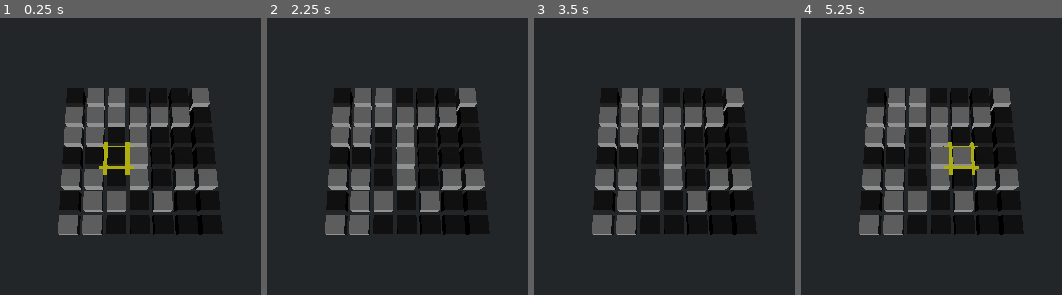
Above: before the commit, frames 1-4 (left to right).
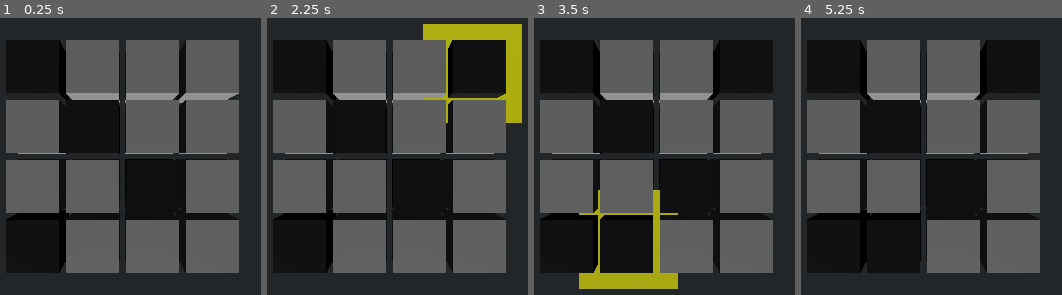
Above: after the commit, the same moments.

Repository: nicoexport/crops
Game: Godot game, scene res://scenes/game.tscn
Two runs of this game, one before a commit and one after it. Both use one fixed random seed, a clock stepped at 60 frames per second and the inputs below.
Inputs (mouse positions are in pixels of both pictures, inside the frame that each line leads up to):
- Up to frame 1 (0.25 s): no input
- Up to frame 2 (2.25 s): tap Enter at 0.5, 2 s; move the mouse to (outside the picture) at 0.52 s; click (outside the picture) at 0.67 s; tap Space at 1.25 s; move the mouse to (outside the picture) at 1.27 s; click (outside the picture) at 1.42 s; move the mouse to (470, 56) at 2.02 s; click (470, 56) at 2.17 s
- Up to frame 3 (3.5 s): tap Space at 2.75 s; move the mouse to (617, 245) at 2.77 s; click (617, 245) at 2.92 s
- Up to frame 4 (5.25 s): tap Enter at 3.5 s; move the mouse to (outside the picture) at 3.52 s; click (outside the picture) at 3.67 s; tap Space at 4.25 s; move the mouse to (outside the picture) at 4.27 s; click (outside the picture) at 4.42 s; move the mouse to (962, 156) at 5.02 s; click (962, 156) at 5.17 s

The runs differ from the first frame. In frame 1, 53% of the frame differs, in the area x 2-92%, y 7-93%; in frame 2, 55%, in the area x 2-98%, y 2-93%; in frame 3, 51%; in frame 4, 48%.

Commit message:
center grid

Diff:
--- a/resources/game_model.tres
+++ b/resources/game_model.tres
@@ -4,6 +4,6 @@
 
 [resource]
 script = ExtResource("1_bf4gr")
-width = 7
-height = 7
+width = 4
+height = 4
 metadata/_custom_type_script = "uid://ijjhclmdxjvy"
--- a/scenes/game.tscn
+++ b/scenes/game.tscn
@@ -21,364 +21,126 @@
 transform = Transform3D(1, 0, 0, 0, 0.93622524, 0.3514005, 0, -0.3514005, 0.93622524, 0, 5.2355986, 0)
 
 [node name="Camera3D" type="Camera3D" parent="." unique_id=449331607]
-transform = Transform3D(1, 0, 0, 0, 0.30158794, 0.95343834, 0, -0.95343834, 0.30158794, 2.8360748, 16.069145, 8.72625)
+transform = Transform3D(1, 0, 0, 0, -4.371139e-08, 1, 0, -1, -4.371139e-08, 0, 5.975, 0)
 
 [node name="GridView" type="Node3D" parent="." unique_id=639960668]
 script = ExtResource("1_uwrxv")
 cell_material_override = SubResource("StandardMaterial3D_yqjtg")
-spacing = Vector2(0.25, 0.25)
+spacing = Vector2(0.125, 0.125)
 model = ExtResource("2_yqjtg")
 
-[node name="@CSGBox3D@31109" type="CSGBox3D" parent="GridView" unique_id=222968471]
+[node name="@CSGBox3D@38679" type="CSGBox3D" parent="GridView" unique_id=1300258136]
+transform = Transform3D(1, 0, 0, 0, 1, 0, 0, 0, 1, -1.6875, 0, -1.6875)
 use_collision = true
 material = SubResource("StandardMaterial3D_yqjtg")
 script = ExtResource("3_lbhrr")
 
-[node name="@CSGBox3D@31110" type="CSGBox3D" parent="GridView" unique_id=2072275440]
-transform = Transform3D(1, 0, 0, 0, 1, 0, 0, 0, 1, 0, 0, 1.25)
+[node name="@CSGBox3D@38680" type="CSGBox3D" parent="GridView" unique_id=61637619]
+transform = Transform3D(1, 0, 0, 0, 1, 0, 0, 0, 1, -1.6875, 0, -0.5625)
 use_collision = true
-material = SubResource("StandardMaterial3D_yqjtg")
 script = ExtResource("3_lbhrr")
 y = 1
 
-[node name="@CSGBox3D@31111" type="CSGBox3D" parent="GridView" unique_id=2076084159]
-transform = Transform3D(1, 0, 0, 0, 1, 0, 0, 0, 1, 0, 0, 2.5)
+[node name="@CSGBox3D@38681" type="CSGBox3D" parent="GridView" unique_id=1512022082]
+transform = Transform3D(1, 0, 0, 0, 1, 0, 0, 0, 1, -1.6875, 0, 0.5625)
 use_collision = true
-material = SubResource("StandardMaterial3D_yqjtg")
 script = ExtResource("3_lbhrr")
 y = 2
 
-[node name="@CSGBox3D@31112" type="CSGBox3D" parent="GridView" unique_id=2099237503]
-transform = Transform3D(1, 0, 0, 0, 1, 0, 0, 0, 1, 0, 0, 3.75)
+[node name="@CSGBox3D@38682" type="CSGBox3D" parent="GridView" unique_id=487119421]
+transform = Transform3D(1, 0, 0, 0, 1, 0, 0, 0, 1, -1.6875, 0, 1.6875)
 use_collision = true
 material = SubResource("StandardMaterial3D_yqjtg")
 script = ExtResource("3_lbhrr")
 y = 3
 
-[node name="@CSGBox3D@31113" type="CSGBox3D" parent="GridView" unique_id=443211089]
-transform = Transform3D(1, 0, 0, 0, 1, 0, 0, 0, 1, 0, 0, 5)
-use_collision = true
-script = ExtResource("3_lbhrr")
-y = 4
-
-[node name="@CSGBox3D@31114" type="CSGBox3D" parent="GridView" unique_id=1640628861]
-transform = Transform3D(1, 0, 0, 0, 1, 0, 0, 0, 1, 0, 0, 6.25)
+[node name="@CSGBox3D@38683" type="CSGBox3D" parent="GridView" unique_id=880174430]
+transform = Transform3D(1, 0, 0, 0, 1, 0, 0, 0, 1, -0.5625, 0, -1.6875)
 use_collision = true
 material = SubResource("StandardMaterial3D_yqjtg")
 script = ExtResource("3_lbhrr")
-y = 5
-
-[node name="@CSGBox3D@31115" type="CSGBox3D" parent="GridView" unique_id=1927306113]
-transform = Transform3D(1, 0, 0, 0, 1, 0, 0, 0, 1, 0, 0, 7.5)
-use_collision = true
-script = ExtResource("3_lbhrr")
-y = 6
-
-[node name="@CSGBox3D@31116" type="CSGBox3D" parent="GridView" unique_id=1687128087]
-transform = Transform3D(1, 0, 0, 0, 1, 0, 0, 0, 1, 1.25, 0, 0)
-use_collision = true
-script = ExtResource("3_lbhrr")
 x = 1
 
-[node name="@CSGBox3D@31117" type="CSGBox3D" parent="GridView" unique_id=971467107]
-transform = Transform3D(1, 0, 0, 0, 1, 0, 0, 0, 1, 1.25, 0, 1.25)
+[node name="@CSGBox3D@38684" type="CSGBox3D" parent="GridView" unique_id=526034976]
+transform = Transform3D(1, 0, 0, 0, 1, 0, 0, 0, 1, -0.5625, 0, -0.5625)
 use_collision = true
+material = SubResource("StandardMaterial3D_yqjtg")
 script = ExtResource("3_lbhrr")
 x = 1
 y = 1
 
-[node name="@CSGBox3D@31118" type="CSGBox3D" parent="GridView" unique_id=1451967396]
-transform = Transform3D(1, 0, 0, 0, 1, 0, 0, 0, 1, 1.25, 0, 2.5)
+[node name="@CSGBox3D@38685" type="CSGBox3D" parent="GridView" unique_id=1617037173]
+transform = Transform3D(1, 0, 0, 0, 1, 0, 0, 0, 1, -0.5625, 0, 0.5625)
+use_collision = true
+script = ExtResource("3_lbhrr")
+x = 1
+y = 2
+
+[node name="@CSGBox3D@38686" type="CSGBox3D" parent="GridView" unique_id=1123517708]
+transform = Transform3D(1, 0, 0, 0, 1, 0, 0, 0, 1, -0.5625, 0, 1.6875)
 use_collision = true
 material = SubResource("StandardMaterial3D_yqjtg")
 script = ExtResource("3_lbhrr")
 x = 1
-y = 2
-
-[node name="@CSGBox3D@31119" type="CSGBox3D" parent="GridView" unique_id=1970163373]
-transform = Transform3D(1, 0, 0, 0, 1, 0, 0, 0, 1, 1.25, 0, 3.75)
-use_collision = true
-script = ExtResource("3_lbhrr")
-x = 1
 y = 3
 
-[node name="@CSGBox3D@31120" type="CSGBox3D" parent="GridView" unique_id=866022860]
-transform = Transform3D(1, 0, 0, 0, 1, 0, 0, 0, 1, 1.25, 0, 5)
-use_collision = true
-script = ExtResource("3_lbhrr")
-x = 1
-y = 4
-
-[node name="@CSGBox3D@31121" type="CSGBox3D" parent="GridView" unique_id=2114428144]
-transform = Transform3D(1, 0, 0, 0, 1, 0, 0, 0, 1, 1.25, 0, 6.25)
-use_collision = true
-material = SubResource("StandardMaterial3D_yqjtg")
-script = ExtResource("3_lbhrr")
-x = 1
-y = 5
-
-[node name="@CSGBox3D@31122" type="CSGBox3D" parent="GridView" unique_id=1279711880]
-transform = Transform3D(1, 0, 0, 0, 1, 0, 0, 0, 1, 1.25, 0, 7.5)
-use_collision = true
-script = ExtResource("3_lbhrr")
-x = 1
-y = 6
-
-[node name="@CSGBox3D@31123" type="CSGBox3D" parent="GridView" unique_id=1594296418]
-transform = Transform3D(1, 0, 0, 0, 1, 0, 0, 0, 1, 2.5, 0, 0)
+[node name="@CSGBox3D@38687" type="CSGBox3D" parent="GridView" unique_id=338230253]
+transform = Transform3D(1, 0, 0, 0, 1, 0, 0, 0, 1, 0.5625, 0, -1.6875)
 use_collision = true
 material = SubResource("StandardMaterial3D_yqjtg")
 script = ExtResource("3_lbhrr")
 x = 2
 
-[node name="@CSGBox3D@31124" type="CSGBox3D" parent="GridView" unique_id=1821074825]
-transform = Transform3D(1, 0, 0, 0, 1, 0, 0, 0, 1, 2.5, 0, 1.25)
+[node name="@CSGBox3D@38688" type="CSGBox3D" parent="GridView" unique_id=710980325]
+transform = Transform3D(1, 0, 0, 0, 1, 0, 0, 0, 1, 0.5625, 0, -0.5625)
 use_collision = true
-material = SubResource("StandardMaterial3D_yqjtg")
 script = ExtResource("3_lbhrr")
 x = 2
 y = 1
 
-[node name="@CSGBox3D@31125" type="CSGBox3D" parent="GridView" unique_id=2142831400]
-transform = Transform3D(1, 0, 0, 0, 1, 0, 0, 0, 1, 2.5, 0, 2.5)
+[node name="@CSGBox3D@38689" type="CSGBox3D" parent="GridView" unique_id=828127263]
+transform = Transform3D(1, 0, 0, 0, 1, 0, 0, 0, 1, 0.5625, 0, 0.5625)
 use_collision = true
 script = ExtResource("3_lbhrr")
 x = 2
 y = 2
 
-[node name="@CSGBox3D@31126" type="CSGBox3D" parent="GridView" unique_id=710625650]
-transform = Transform3D(1, 0, 0, 0, 1, 0, 0, 0, 1, 2.5, 0, 3.75)
+[node name="@CSGBox3D@38690" type="CSGBox3D" parent="GridView" unique_id=723074451]
+transform = Transform3D(1, 0, 0, 0, 1, 0, 0, 0, 1, 0.5625, 0, 1.6875)
 use_collision = true
 script = ExtResource("3_lbhrr")
 x = 2
 y = 3
 
-[node name="@CSGBox3D@31127" type="CSGBox3D" parent="GridView" unique_id=949975445]
-transform = Transform3D(1, 0, 0, 0, 1, 0, 0, 0, 1, 2.5, 0, 5)
-use_collision = true
-script = ExtResource("3_lbhrr")
-x = 2
-y = 4
-
-[node name="@CSGBox3D@31128" type="CSGBox3D" parent="GridView" unique_id=971105262]
-transform = Transform3D(1, 0, 0, 0, 1, 0, 0, 0, 1, 2.5, 0, 6.25)
-use_collision = true
-script = ExtResource("3_lbhrr")
-x = 2
-y = 5
-
-[node name="@CSGBox3D@31129" type="CSGBox3D" parent="GridView" unique_id=321239267]
-transform = Transform3D(1, 0, 0, 0, 1, 0, 0, 0, 1, 2.5, 0, 7.5)
+[node name="@CSGBox3D@38691" type="CSGBox3D" parent="GridView" unique_id=870367046]
+transform = Transform3D(1, 0, 0, 0, 1, 0, 0, 0, 1, 1.6875, 0, -1.6875)
 use_collision = true
 material = SubResource("StandardMaterial3D_yqjtg")
 script = ExtResource("3_lbhrr")
-x = 2
-y = 6
-
-[node name="@CSGBox3D@31130" type="CSGBox3D" parent="GridView" unique_id=1421156382]
-transform = Transform3D(1, 0, 0, 0, 1, 0, 0, 0, 1, 3.75, 0, 0)
-use_collision = true
-script = ExtResource("3_lbhrr")
 x = 3
 
-[node name="@CSGBox3D@31131" type="CSGBox3D" parent="GridView" unique_id=2000443526]
-transform = Transform3D(1, 0, 0, 0, 1, 0, 0, 0, 1, 3.75, 0, 1.25)
+[node name="@CSGBox3D@38692" type="CSGBox3D" parent="GridView" unique_id=281397994]
+transform = Transform3D(1, 0, 0, 0, 1, 0, 0, 0, 1, 1.6875, 0, -0.5625)
 use_collision = true
 material = SubResource("StandardMaterial3D_yqjtg")
 script = ExtResource("3_lbhrr")
 x = 3
 y = 1
 
-[node name="@CSGBox3D@31132" type="CSGBox3D" parent="GridView" unique_id=945839345]
-transform = Transform3D(1, 0, 0, 0, 1, 0, 0, 0, 1, 3.75, 0, 2.5)
+[node name="@CSGBox3D@38693" type="CSGBox3D" parent="GridView" unique_id=543548331]
+transform = Transform3D(1, 0, 0, 0, 1, 0, 0, 0, 1, 1.6875, 0, 0.5625)
 use_collision = true
-material = SubResource("StandardMaterial3D_yqjtg")
 script = ExtResource("3_lbhrr")
 x = 3
 y = 2
 
-[node name="@CSGBox3D@31133" type="CSGBox3D" parent="GridView" unique_id=1990173907]
-transform = Transform3D(1, 0, 0, 0, 1, 0, 0, 0, 1, 3.75, 0, 3.75)
+[node name="@CSGBox3D@38694" type="CSGBox3D" parent="GridView" unique_id=36120216]
+transform = Transform3D(1, 0, 0, 0, 1, 0, 0, 0, 1, 1.6875, 0, 1.6875)
 use_collision = true
 material = SubResource("StandardMaterial3D_yqjtg")
 script = ExtResource("3_lbhrr")
 x = 3
 y = 3
 
-[node name="@CSGBox3D@31134" type="CSGBox3D" parent="GridView" unique_id=1351254518]
-transform = Transform3D(1, 0, 0, 0, 1, 0, 0, 0, 1, 3.75, 0, 5)
-use_collision = true
-script = ExtResource("3_lbhrr")
-x = 3
-y = 4
-
-[node name="@CSGBox3D@31135" type="CSGBox3D" parent="GridView" unique_id=1995476945]
-transform = Transform3D(1, 0, 0, 0, 1, 0, 0, 0, 1, 3.75, 0, 6.25)
-use_collision = true
-material = SubResource("StandardMaterial3D_yqjtg")
-script = ExtResource("3_lbhrr")
-x = 3
-y = 5
-
-[node name="@CSGBox3D@31136" type="CSGBox3D" parent="GridView" unique_id=1035374168]
-transform = Transform3D(1, 0, 0, 0, 1, 0, 0, 0, 1, 3.75, 0, 7.5)
-use_collision = true
-script = ExtResource("3_lbhrr")
-x = 3
-y = 6
-
-[node name="@CSGBox3D@31137" type="CSGBox3D" parent="GridView" unique_id=1220384945]
-transform = Transform3D(1, 0, 0, 0, 1, 0, 0, 0, 1, 5, 0, 0)
-use_collision = true
-material = SubResource("StandardMaterial3D_yqjtg")
-script = ExtResource("3_lbhrr")
-x = 4
-
-[node name="@CSGBox3D@31138" type="CSGBox3D" parent="GridView" unique_id=2039403567]
-transform = Transform3D(1, 0, 0, 0, 1, 0, 0, 0, 1, 5, 0, 1.25)
-use_collision = true
-material = SubResource("StandardMaterial3D_yqjtg")
-script = ExtResource("3_lbhrr")
-x = 4
-y = 1
-
-[node name="@CSGBox3D@31139" type="CSGBox3D" parent="GridView" unique_id=1999292944]
-transform = Transform3D(1, 0, 0, 0, 1, 0, 0, 0, 1, 5, 0, 2.5)
-use_collision = true
-script = ExtResource("3_lbhrr")
-x = 4
-y = 2
-
-[node name="@CSGBox3D@31140" type="CSGBox3D" parent="GridView" unique_id=1608215876]
-transform = Transform3D(1, 0, 0, 0, 1, 0, 0, 0, 1, 5, 0, 3.75)
-use_collision = true
-material = SubResource("StandardMaterial3D_yqjtg")
-script = ExtResource("3_lbhrr")
-x = 4
-y = 3
-
-[node name="@CSGBox3D@31141" type="CSGBox3D" parent="GridView" unique_id=1461307732]
-transform = Transform3D(1, 0, 0, 0, 1, 0, 0, 0, 1, 5, 0, 5)
-use_collision = true
-material = SubResource("StandardMaterial3D_yqjtg")
-script = ExtResource("3_lbhrr")
-x = 4
-y = 4
-
-[node name="@CSGBox3D@31142" type="CSGBox3D" parent="GridView" unique_id=1156562369]
-transform = Transform3D(1, 0, 0, 0, 1, 0, 0, 0, 1, 5, 0, 6.25)
-use_collision = true
-material = SubResource("StandardMaterial3D_yqjtg")
-script = ExtResource("3_lbhrr")
-x = 4
-y = 5
-
-[node name="@CSGBox3D@31143" type="CSGBox3D" parent="GridView" unique_id=1773936342]
-transform = Transform3D(1, 0, 0, 0, 1, 0, 0, 0, 1, 5, 0, 7.5)
-use_collision = true
-script = ExtResource("3_lbhrr")
-x = 4
-y = 6
-
-[node name="@CSGBox3D@31144" type="CSGBox3D" parent="GridView" unique_id=841462861]
-transform = Transform3D(1, 0, 0, 0, 1, 0, 0, 0, 1, 6.25, 0, 0)
-use_collision = true
-material = SubResource("StandardMaterial3D_yqjtg")
-script = ExtResource("3_lbhrr")
-x = 5
-
-[node name="@CSGBox3D@31145" type="CSGBox3D" parent="GridView" unique_id=975836701]
-transform = Transform3D(1, 0, 0, 0, 1, 0, 0, 0, 1, 6.25, 0, 1.25)
-use_collision = true
-script = ExtResource("3_lbhrr")
-x = 5
-y = 1
-
-[node name="@CSGBox3D@31146" type="CSGBox3D" parent="GridView" unique_id=135754325]
-transform = Transform3D(1, 0, 0, 0, 1, 0, 0, 0, 1, 6.25, 0, 2.5)
-use_collision = true
-script = ExtResource("3_lbhrr")
-x = 5
-y = 2
-
-[node name="@CSGBox3D@31147" type="CSGBox3D" parent="GridView" unique_id=93851979]
-transform = Transform3D(1, 0, 0, 0, 1, 0, 0, 0, 1, 6.25, 0, 3.75)
-use_collision = true
-script = ExtResource("3_lbhrr")
-x = 5
-y = 3
-
-[node name="@CSGBox3D@31148" type="CSGBox3D" parent="GridView" unique_id=736035858]
-transform = Transform3D(1, 0, 0, 0, 1, 0, 0, 0, 1, 6.25, 0, 5)
-use_collision = true
-material = SubResource("StandardMaterial3D_yqjtg")
-script = ExtResource("3_lbhrr")
-x = 5
-y = 4
-
-[node name="@CSGBox3D@31149" type="CSGBox3D" parent="GridView" unique_id=1531376864]
-transform = Transform3D(1, 0, 0, 0, 1, 0, 0, 0, 1, 6.25, 0, 6.25)
-use_collision = true
-material = SubResource("StandardMaterial3D_yqjtg")
-script = ExtResource("3_lbhrr")
-x = 5
-y = 5
-
-[node name="@CSGBox3D@31150" type="CSGBox3D" parent="GridView" unique_id=1267117616]
-transform = Transform3D(1, 0, 0, 0, 1, 0, 0, 0, 1, 6.25, 0, 7.5)
-use_collision = true
-script = ExtResource("3_lbhrr")
-x = 5
-y = 6
-
-[node name="@CSGBox3D@31151" type="CSGBox3D" parent="GridView" unique_id=600846849]
-transform = Transform3D(1, 0, 0, 0, 1, 0, 0, 0, 1, 7.5, 0, 0)
-use_collision = true
-script = ExtResource("3_lbhrr")
-x = 6
-
-[node name="@CSGBox3D@31152" type="CSGBox3D" parent="GridView" unique_id=1431833757]
-transform = Transform3D(1, 0, 0, 0, 1, 0, 0, 0, 1, 7.5, 0, 1.25)
-use_collision = true
-script = ExtResource("3_lbhrr")
-x = 6
-y = 1
-
-[node name="@CSGBox3D@31153" type="CSGBox3D" parent="GridView" unique_id=1895025991]
-transform = Transform3D(1, 0, 0, 0, 1, 0, 0, 0, 1, 7.5, 0, 2.5)
-use_collision = true
-script = ExtResource("3_lbhrr")
-x = 6
-y = 2
-
-[node name="@CSGBox3D@31154" type="CSGBox3D" parent="GridView" unique_id=1041015504]
-transform = Transform3D(1, 0, 0, 0, 1, 0, 0, 0, 1, 7.5, 0, 3.75)
-use_collision = true
-script = ExtResource("3_lbhrr")
-x = 6
-y = 3
-
-[node name="@CSGBox3D@31155" type="CSGBox3D" parent="GridView" unique_id=389850872]
-transform = Transform3D(1, 0, 0, 0, 1, 0, 0, 0, 1, 7.5, 0, 5)
-use_collision = true
-script = ExtResource("3_lbhrr")
-x = 6
-y = 4
-
-[node name="@CSGBox3D@31156" type="CSGBox3D" parent="GridView" unique_id=172187273]
-transform = Transform3D(1, 0, 0, 0, 1, 0, 0, 0, 1, 7.5, 0, 6.25)
-use_collision = true
-script = ExtResource("3_lbhrr")
-x = 6
-y = 5
-
-[node name="@CSGBox3D@31157" type="CSGBox3D" parent="GridView" unique_id=1453582644]
-transform = Transform3D(1, 0, 0, 0, 1, 0, 0, 0, 1, 7.5, 0, 7.5)
-use_collision = true
-material = SubResource("StandardMaterial3D_yqjtg")
-script = ExtResource("3_lbhrr")
-x = 6
-y = 6
-
 [node name="Interactor" type="Node3D" parent="." unique_id=1833000602]
 script = ExtResource("3_lnu2h")
--- a/scripts/grid_view.gd
+++ b/scripts/grid_view.gd
@@ -43,6 +43,9 @@
 	if scene_owner == null:
 		scene_owner = owner
 
+
+	var centering_offset: Vector2 = 0.5 * (Vector2.ONE + spacing) * Vector2(model.width - 1, model.height - 1)
+
 	# Create new grid view based on model dimensions
 	for x in range(new_width):
 		for y in range(new_height):
@@ -50,7 +53,8 @@
 			cell_view.x = x
 			cell_view.y = y
 			# Assuming a predefined mesh for grid cells
-			cell_view.position = Vector3(x * (1.0 + spacing.x), 0, y * (1.0 + spacing.y))
+			var position_2d = Vector2(x, y) * Vector2(1 + spacing.x, 1 + spacing.y) - centering_offset
+			cell_view.position = Vector3(position_2d.x, 0, position_2d.y)
 			cell_view.use_collision = true
 			cell_view.slot_interacted.connect(_on_slot_interacted)
 			add_child(cell_view)
